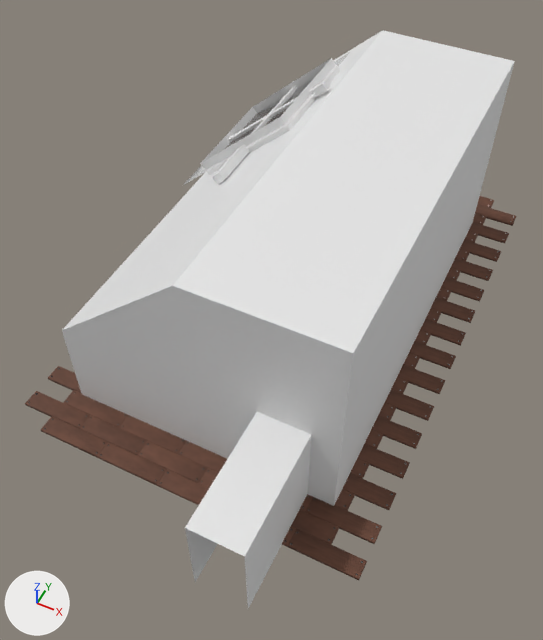
The Blender file DONT_EXPORT/Room HDRI.blend, before and after one commit.
Camera for both pictures: a camera (50 mm lens) standing at (49.2, -112.3, 129.6) and looking at (2.4, -18.6, 12.4). The lights are fixed; the arrows at lower left show +X, +Y and +Z. The older version comes first.
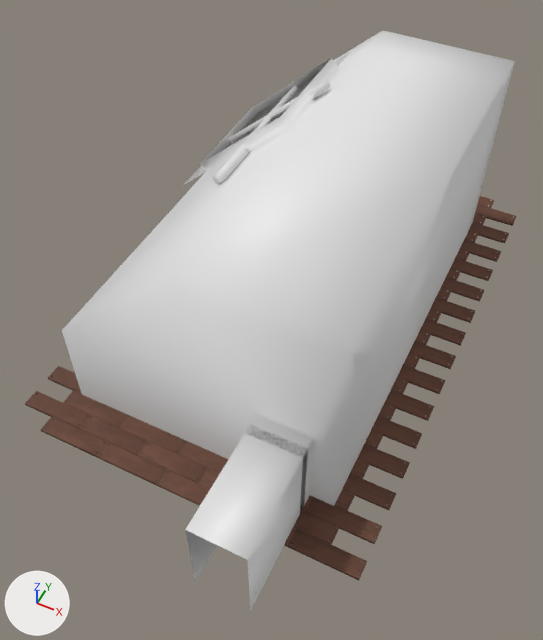
Where the newer file only moved an object's origin or applied its transform, the numbers keep the older frame.

Where the change shows, as pixel boxes (x1, y1, x2, y2) in the pictures (543 x 640 px):
'Cube.007', added
    after: (245, 426, 308, 513)
part 1 of me_cube_002, shading changed
    both: (62, 30, 515, 605)

What changed in the scene script:
```text
Change me_cube_002:
    where me_cube_002.from_pydata(...)  # 52 vertices, 41 faces; spans x -29.0..29.0, y -69.9..45.5, z -0.4..45.5
    used by ob_cube_001; location = (0.0, 0.0, 0.0)
    me_cube_002 part 1: all faces are now shaded smooth (41 of 41 changed)
Add me_cube_008:
    me_cube_008.from_pydata(...)  # 146 vertices, 144 faces; spans x -11.0..0.0, y -1.0..1.0, z -9.9..10.0
    me_cube_008.materials.append(mat_wood)
Add ob_cube_007:
    ob_cube_007 = bpy.data.objects.new('Cube.007', me_cube_008)
    ob_cube_007.location = (24.0, -49.0, 10.0)
```
